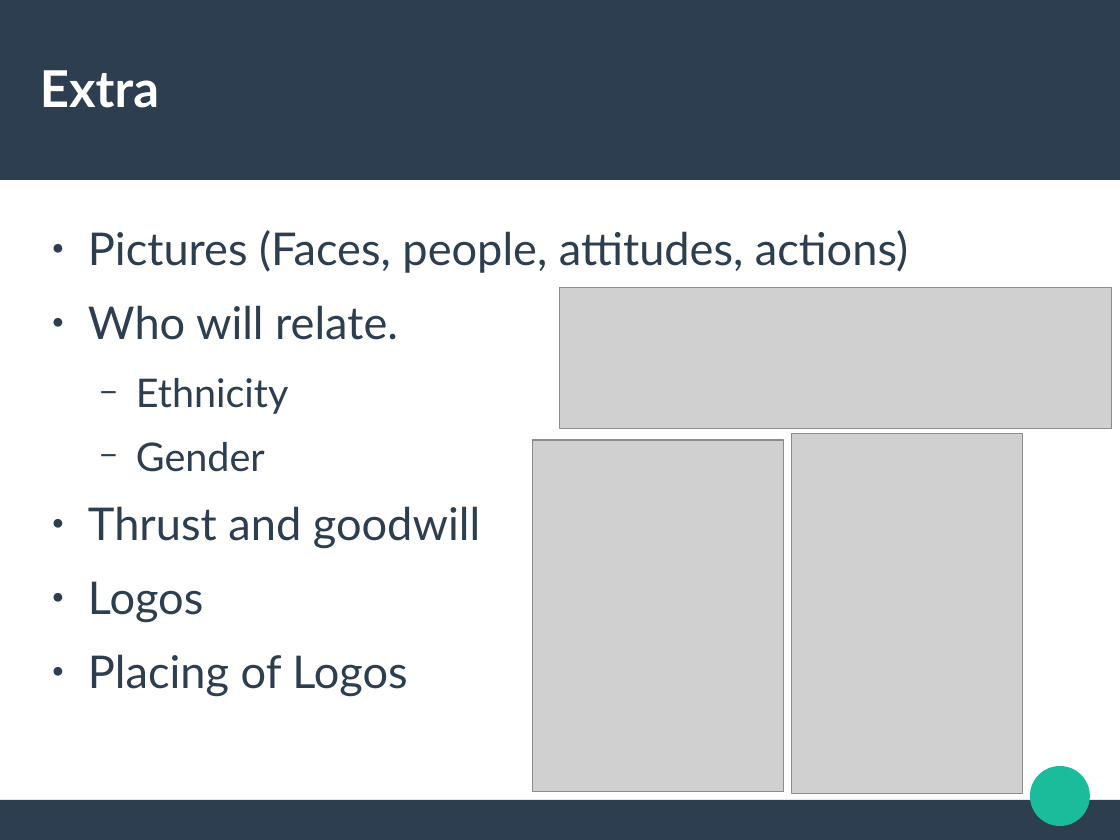
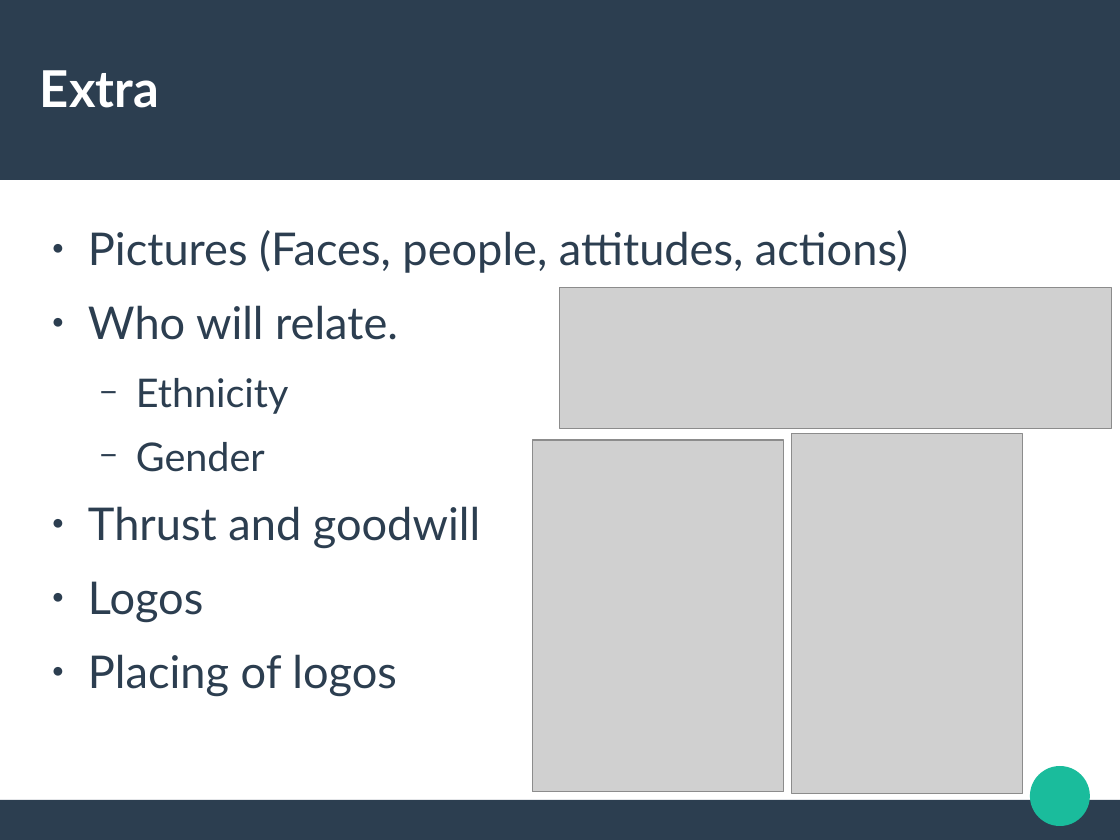
Before and after one commit to codedevstem/School, a slide deck: slide 11 of dikult205/present/Presentation.odp. Drawn at 1120x840 pixels with LibreOffice and Linux fonts; fonts in the diff are those of the drawing; grey boxes stand for pictures. Boxes give left, top, right and bottom in pixels: in the first picture for what was removed or moved away, otherwise in the second. Text is boxed around its words. In the diff, an @@ line names an element or a change of style, - is before the commit and + after.

```diff
--- a/dikult205/present/Presentation.odp
+++ b/dikult205/present/Presentation.odp
@@ text at (x1=88, y1=654, x2=396, y2=697): text changed @@
-● Placing of Logos
+● Placing of logos
```
Also in this commit, not shown: 7 other slides changed, 1 other file.
